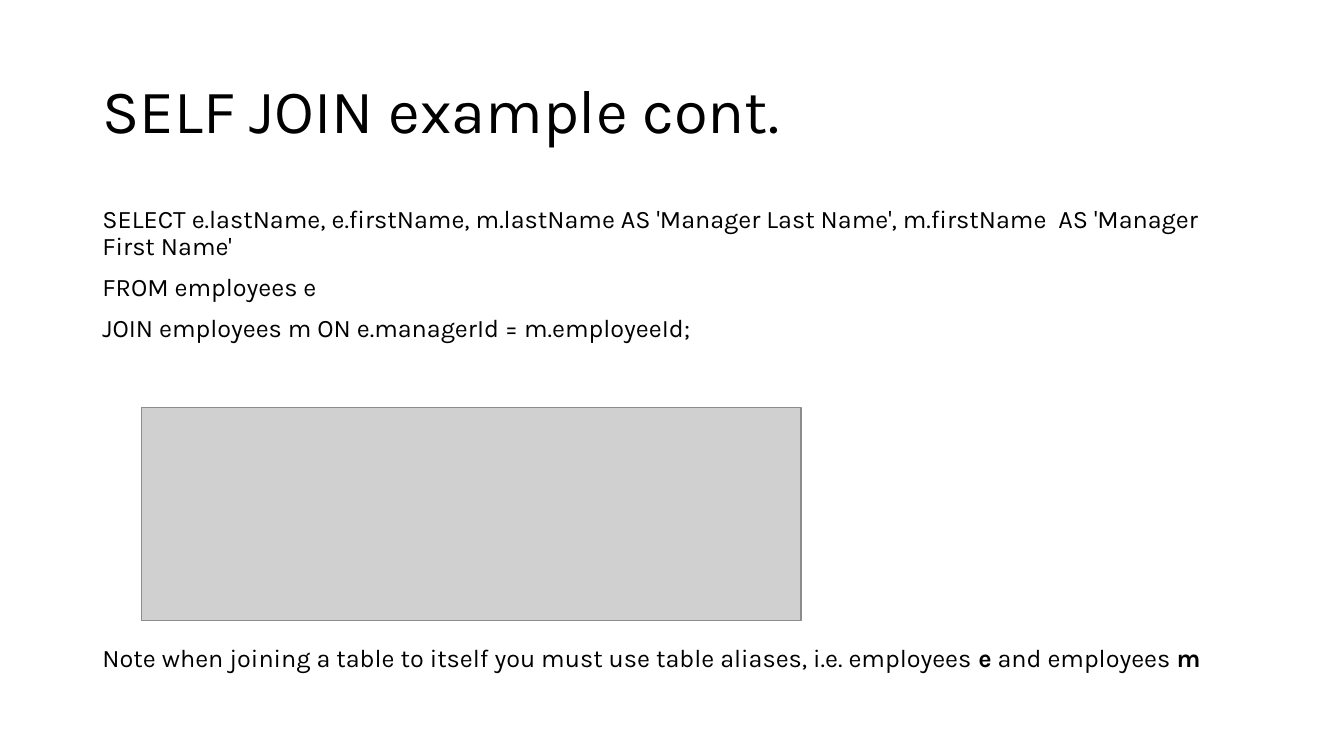
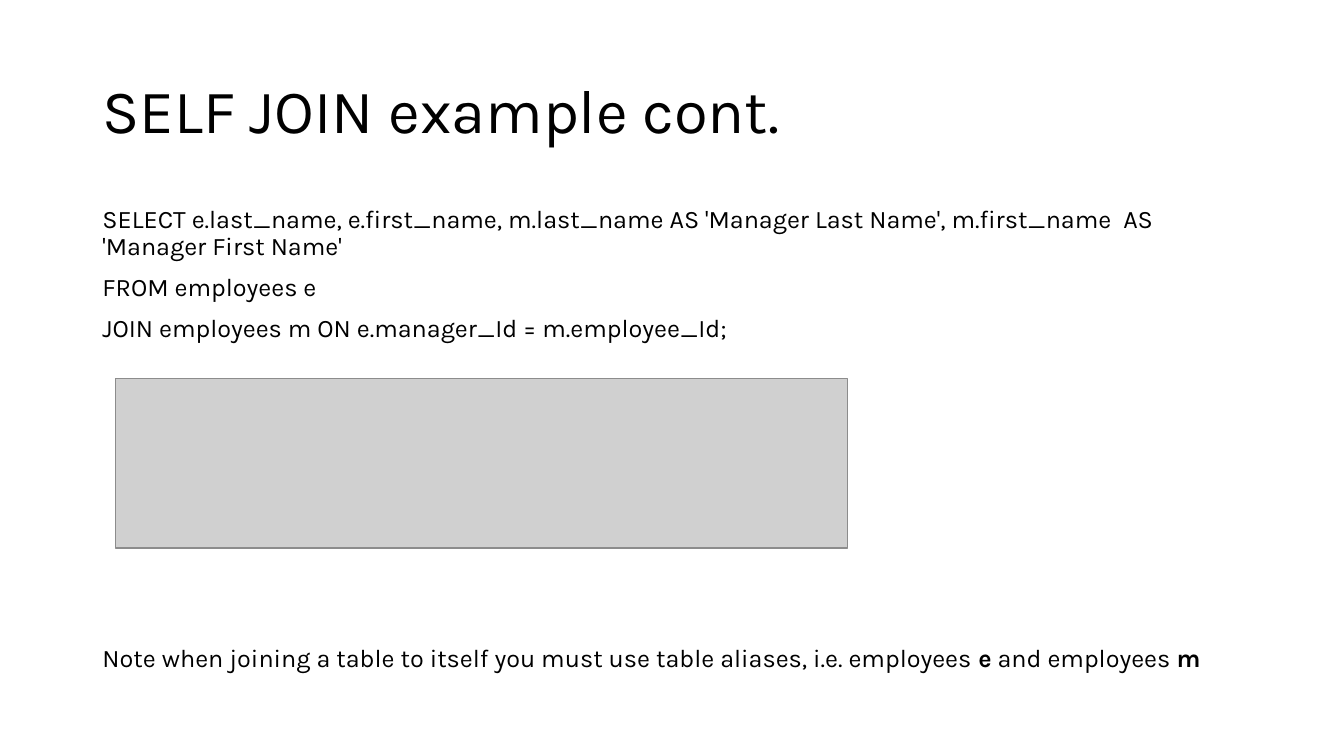
Before and after one commit to appjedi/youtube, a slide deck: slide 21 of SQL/Intro To SQL Day 3.pptx (slide 20 before the commit). Drawn at 1344x756 pixels with LibreOffice and Linux fonts; fonts in the diff are those of the drawing; grey boxes stand for pictures. Boxes give left, top, right and bottom in pixels: in the first picture for what was removed or moved away, otherwise in the second. Text is boxed around its words. In the diff, an @@ line names an element or a change of style, - is before the commit and + after.

```diff
--- a/SQL/Intro To SQL Day 3.pptx
+++ b/SQL/Intro To SQL Day 3.pptx
@@ text at (102, 210, 1153, 261): text changed @@
-SELECT e.lastName, e.firstName, m.lastName AS 'Manager Last Name', m.firstName AS 'Manager First Name'
+SELECT e.last_name, e.first_name, m.last_name AS 'Manager Last Name', m.first_name AS 'Manager First Name'
@@ text at (102, 319, 726, 344): text changed @@
-JOIN employees m ON e.managerId = m.employeeId;
+JOIN employees m ON e.manager_Id = m.employee_Id;
@@ picture: place and size @@
-picture at (141, 407, 801, 620)
+picture at (115, 379, 847, 548)
```
Also in this commit, not shown: 8 other slides changed, 1 slide added, 1 slide removed, 3 other files.
